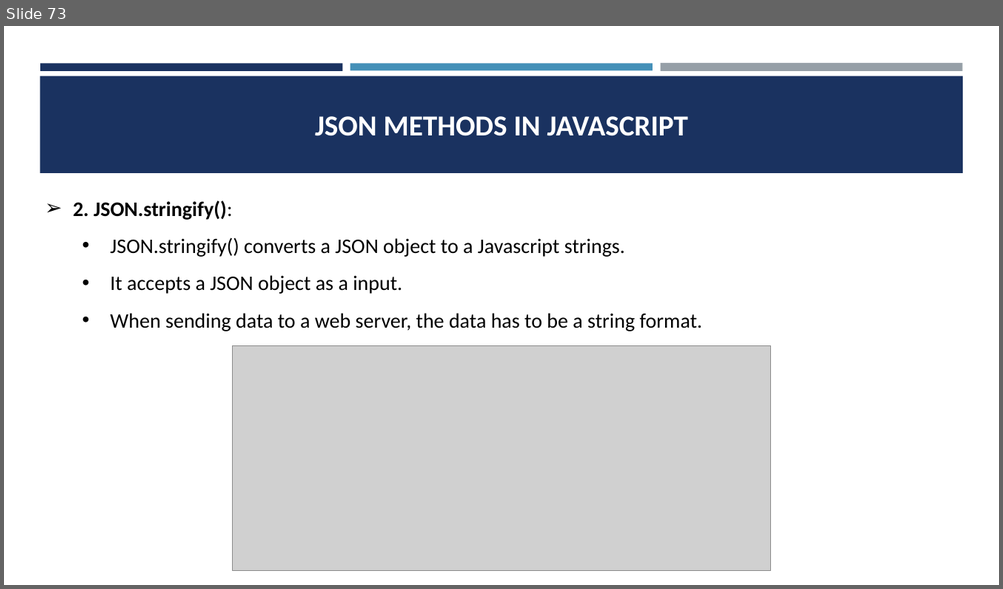
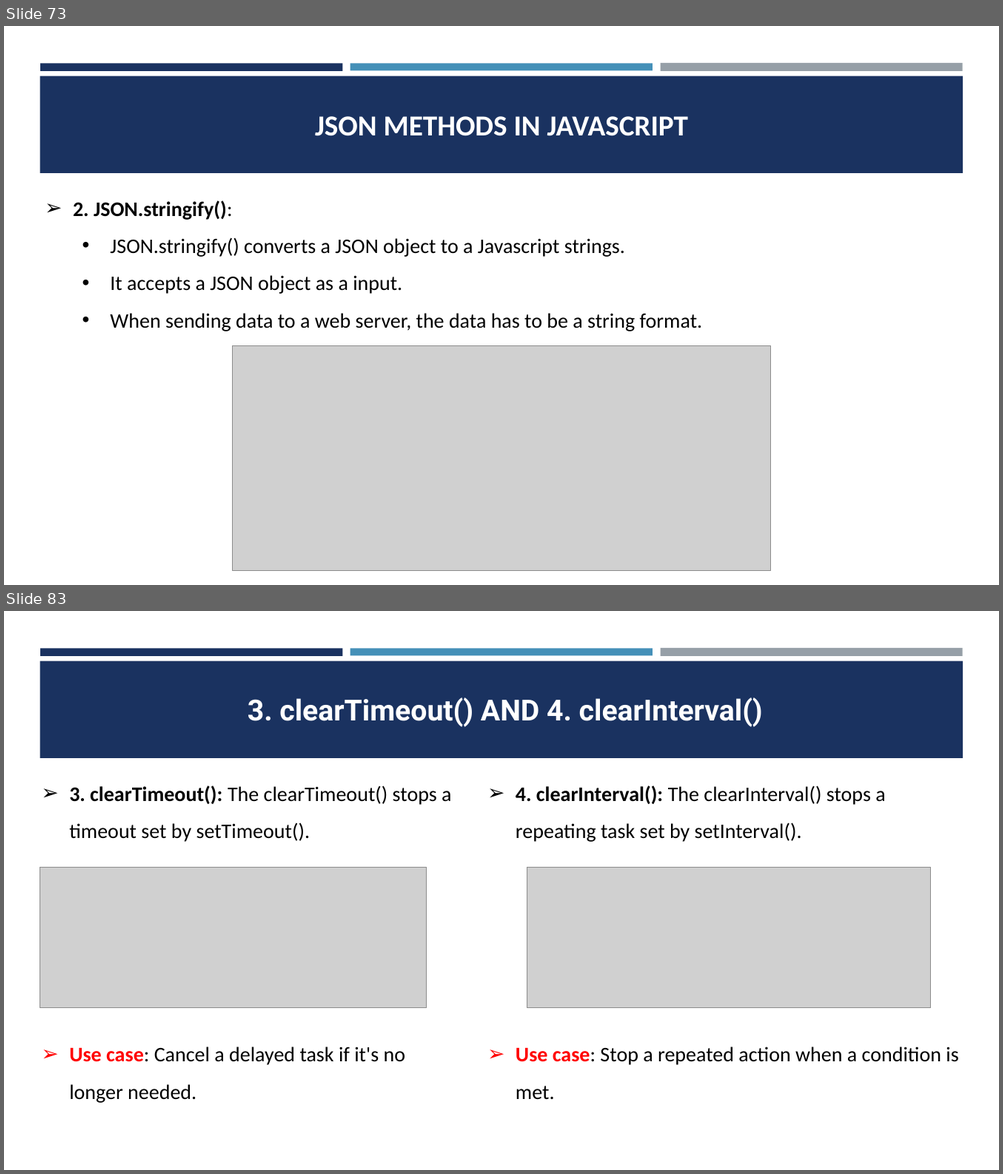
Before and after one commit to CodeCrafterRohit/PEC-Training, a slide deck: JAVASCRIPT/JAVASCRIPT PPT.pptx. Shown one above the other, each under a label of ours: slide 73 before the commit, slides 73 and 83 after it; the slides between them are not shown. The pictures are 1003x589 and 1003x1174 pixels, drawn with LibreOffice and Linux fonts; fonts in the diff are those of the drawing; grey boxes stand for pictures. Boxes give left, top, right and bottom in pixels: in the first picture for what was removed or moved away, otherwise in the second. Text is boxed around its words. In the diff, an @@ line names an element or a change of style, - is before the commit and + after.

```diff
--- a/JAVASCRIPT/JAVASCRIPT PPT.pptx
+++ b/JAVASCRIPT/JAVASCRIPT PPT.pptx
@@ slide 83 added at [4,611,999,1170], background #FFFFFF; not listed: 4 template elements that a slide beside it also shows @@
@@ title added at [247,698,762,727], 28 pt, text #FFFFFF, bold @@
+3. clearTimeout() AND 4. clearInterval()
@@ text added at [69,786,451,1103], 20 pt, text #000000 @@
+➢ 3. clearTimeout(): The clearTimeout() stops a timeout set by setTimeout().
+➢ Use case: Cancel a delayed task if it's no longer needed.
@@ text added at [515,786,958,1100], 20 pt, text #000000 @@
+➢ 4. clearInterval(): The clearInterval() stops a repeating task set by setInterval().
+➢ Use case: Stop a repeated action when a condition is met.
@@ picture added at [40,867,427,1008] @@
@@ picture added at [527,867,930,1008] @@
```
Also in this commit, not shown: 18 other slides added, 18 other files.
